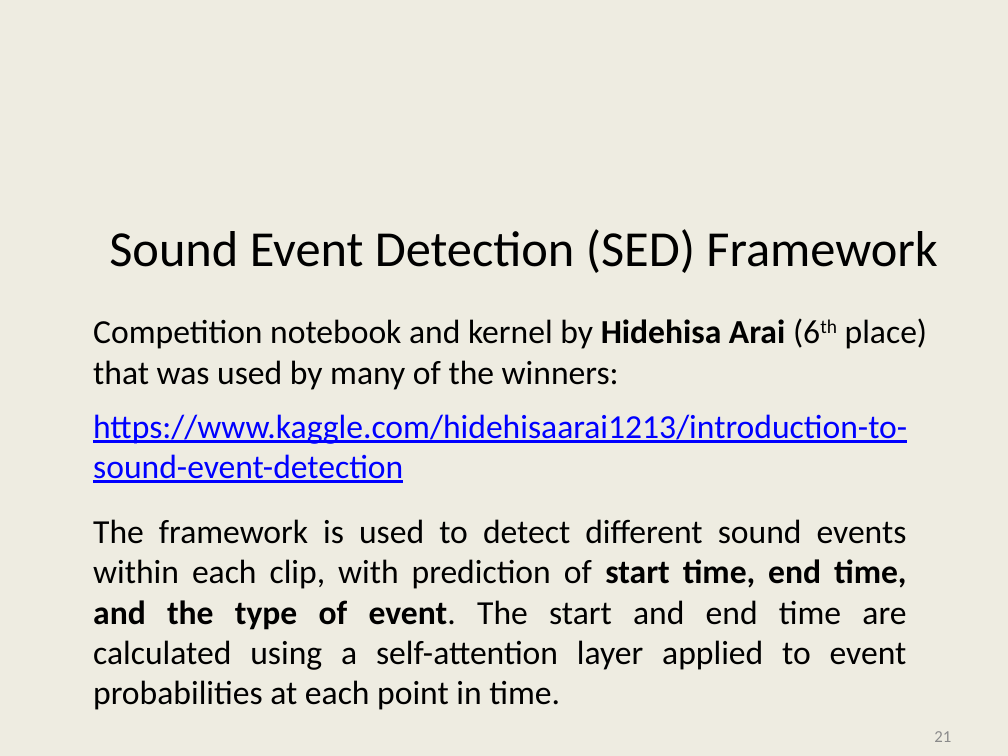
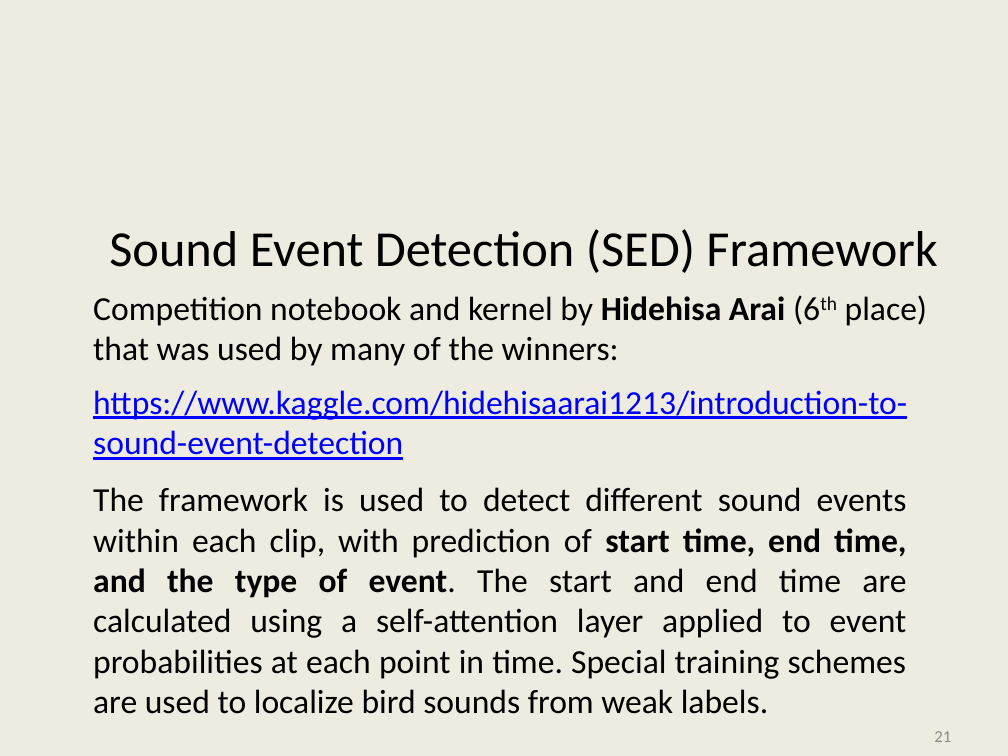
Before and after one commit to kriventsov/kaggle-2020-Cornell-Birdcall-Identification-presentation, a slide deck: slide 21 of Cornell Birdcall.pptx. Drawn at 1008x756 pixels with LibreOffice and Linux fonts; fonts in the diff are those of the drawing; background and template pictures are left out. Boxes give left, top, right and bottom in pixels: in the first picture for what was removed or moved away, otherwise in the second. Text is boxed around its words. In the diff, an @@ line names an element or a change of style, - is before the commit and + after.

Commit message:
Update presentation

```diff
--- a/Cornell Birdcall.pptx
+++ b/Cornell Birdcall.pptx
@@ text "Sound Event Detection (SED) Framework" rewrapped from [93,229,937,483] to [93,229,937,460] @@
@@ text at [93,487,907,714]: text changed @@
-The framework is used to detect different sound events within each clip, with prediction of start time, end time, and the type of event. The start and end time are calculated using a self-attention layer applied to event probabilities at each point in time.
+The framework is used to detect different sound events within each clip, with prediction of start time, end time, and the type of event. The start and end time are calculated using a self-attention layer applied to event probabilities at each point in time. Special training schemes are used to localize bird sounds from weak labels.
```
Also in this commit, not shown: 2 other slides changed.
